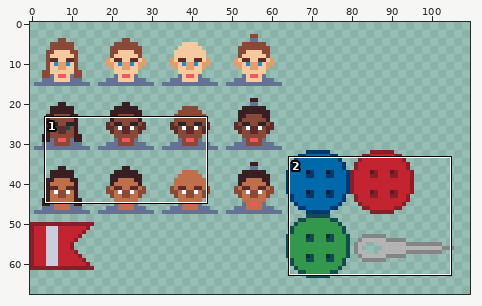
Two states of a sprite sheet, assets/images/round-table.png. Above, an overview of the earlier version with the close-up marked.
Close-up. Old version:
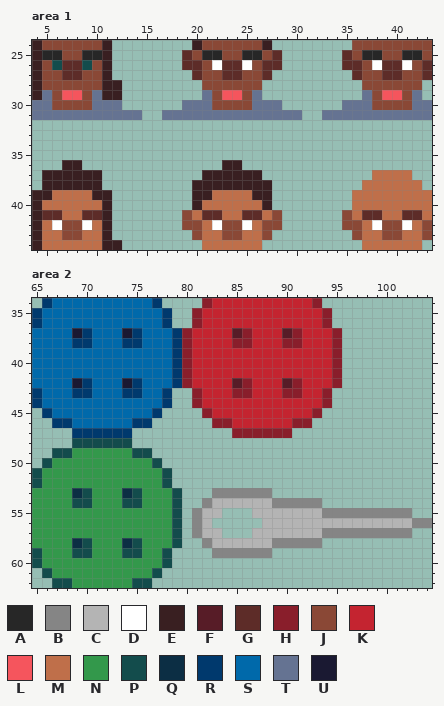
The file is 128x128 pixels. Shown: area 1: x 4..43, y 24..44; area 2: x 65..104, y 34..62. The wide view leaves out empty margins. The commit also changed other parts of the picture, which this record leaves out.
Palette (. is transparent): A #272727  B #858585  C #b4b4b4  D #ffffff  E #391f21  F #571c27  G #5d2c28  H #891e2b  J #8a4836  K #c42430  L #f5555d  M #bf6f4a  N #33984b  P #134c4c  Q #0c2e44  R #00396d  S #0069aa  T #657392  U #1a1932
Pixels before, area 1, first column x 4:
24 EJJJJJJE........EJJJJJJE........JJJJJJJJ
25 EAAJJAAE.......GJAAJJAAJG......GJAAJJAAJ
26 EJPGGPJE.......GGJDGGDJGG......GGJDGGDJG
27 EJJGGJJE........GJJGGJJG........GJJGGJJG
28 EJJJJJJEE........JJJJJJ..........JJJJJJ.
29 ETJLLJTEE........TJLLJT..........TJLLJT.
30 TTJJJJTTT......TTTJJJJTTT......TTTJJJJTT
31 TTTTTTTTTTT..TTTTTTTTTTTTTT..TTTTTTTTTTT
32 ........................................
33 ........................................
34 ........................................
35 ........................................
36 ...EE..............EE...................
37 .EEEEEE..........EEEEEE...........MMMM..
38 .EEEEEE.........EEEEEEEE.........MMMMMM.
39 EEMMMMEE........EEMMMMEE........MMMMMMMM
40 EMMMMMME........EMMMMMME........MMMMMMMM
41 EGGMMGGE.......JMGGMMGGMJ......JMGGMMGGM
42 EMDJJDME.......JJMDJJDMJJ......JJMDJJDMJ
43 EMMJJMME........JMMJJMMJ........JMMJJMMJ
44 EMMMMMMEE........MMMMMM..........MMMMMM.
Pixels before, area 2, first column x 65:
34 .RSSSSSSSSSSR....HKKKKKKKKKKH...........
35 RSSSSSSSSSSSSR..HKKKKKKKKKKKKH..........
36 RSSSSSSSSSSSSR..HKKKKKKKKKKKKH..........
37 SSSSURSSSURSSSRHKKKKFHKKKFHKKKH.........
38 SSSSRRSSSRRSSSRHKKKKHHKKKHHKKKH.........
39 SSSSSSSSSSSSSSRHKKKKKKKKKKKKKKH.........
40 SSSSSSSSSSSSSSRHKKKKKKKKKKKKKKH.........
41 SSSSSSSSSSSSSSRHKKKKKKKKKKKKKKH.........
42 SSSSURSSSURSSSRHKKKKFHKKKFHKKKH.........
43 RSSSRRSSSRRSSR..HKKKHHKKKHHKKH..........
44 RSSSSSSSSSSSSR..HKKKKKKKKKKKKH..........
45 .RSSSSSSSSSSR....HKKKKKKKKKKH...........
46 ..RRSSSSSSRR......HHKKKKKKHH............
47 ....RRRRRR..........HHHHHH..............
48 ....PPPPPP..............................
49 ..PPNNNNNNPP............................
50 .PNNNNNNNNNNP...........................
51 PNNNNNNNNNNNNP..........................
52 PNNNNNNNNNNNNP..........................
53 NNNNQPNNNQPNNNP...BBBBBB................
54 NNNNPPNNNPPNNNP..BCCCCCCBBBBB...........
55 NNNNNNNNNNNNNNP.BCC...CCCCCCCBBBBBBBBB..
56 NNNNNNNNNNNNNNP.BC.....CCCCCCCCCCCCCCCBB
57 NNNNNNNNNNNNNNP.BCC...CCCCCCCBBBBBBBBB..
58 NNNNQPNNNQPNNNP..BCCCCCCBBBBB...........
59 PNNNPPNNNPPNNP....BBBBBB................
60 PNNNNNNNNNNNNP..........................
61 .PNNNNNNNNNNP...........................
62 ..PPNNNNNNPP............................
New version:
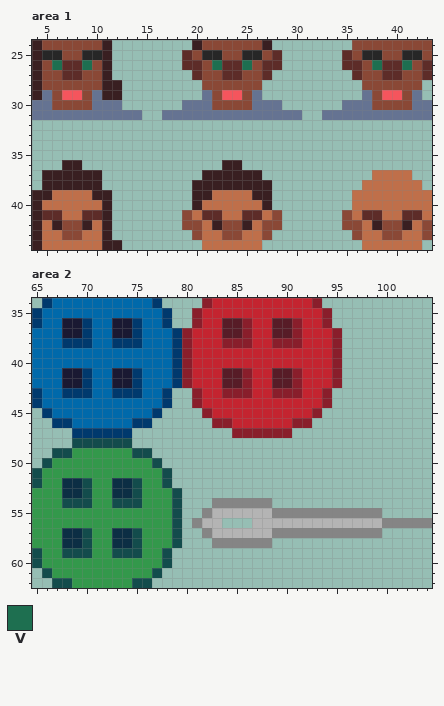
Colours new in this view: V #1e6f50
Diff:
Area 1:
y 26: x 6 P -> V; x 9 P -> V; x 22 D -> V; x 25 D -> V; x 38 D -> V; x 41 D -> V
y 42: x 6 D -> E; x 9 D -> E; x 22 D -> E; x 25 D -> E; x 38 D -> E; x 41 D -> E
Area 2:
y 36: x 68..70 SSS -> UUR; x 73..75 SSS -> UUR; x 84..86 KKK -> FFH; x 89..91 KKK -> FFH
y 37: x 68 S -> U; x 73 S -> U; x 84 K -> F; x 89 K -> F
y 38: x 68 S -> R; x 73 S -> R; x 84 K -> H; x 89 K -> H
y 41: x 68..70 SSS -> UUR; x 73..75 SSS -> UUR; x 84..86 KKK -> FFH; x 89..91 KKK -> FFH
y 42: x 68 S -> U; x 73 S -> U; x 84 K -> F; x 89 K -> F
y 43: x 68 S -> R; x 73 S -> R; x 84 K -> H; x 89 K -> H
y 52: x 68..70 NNN -> QQP; x 73..75 NNN -> QQP
y 53: x 68 N -> Q; x 73 N -> Q; x 83..88 BBBBBB -> ......
y 54: x 68 N -> P; x 73 N -> P; x 82..93 BCCCCCCBBBBB -> .BBBBBB.....
y 55: x 81..82 BC -> .B; x 84..86 ... -> CCC; x 89..93 CCCCC -> BBBBB; x 100..102 BBB -> ...
y 56: x 83 . -> C; x 87 . -> C; x 100..102 CCC -> BBB
y 57: x 68..70 NNN -> QQP; x 73..75 NNN -> QQP; x 81..82 BC -> .B; x 84..86 ... -> CCC; x 89..93 CCCCC -> BBBBB; x 100..102 BBB -> ...
y 58: x 68 N -> Q; x 73 N -> Q; x 82..93 BCCCCCCBBBBB -> .BBBBBB.....
y 59: x 68 N -> P; x 73 N -> P; x 83..88 BBBBBB -> ......
